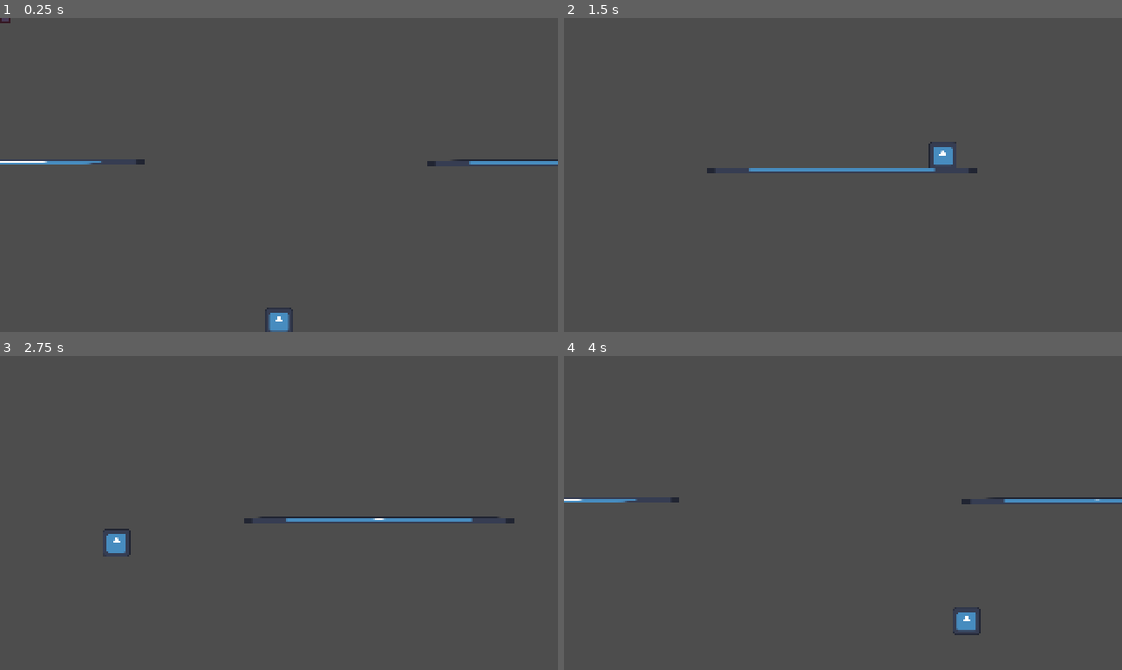
Above: before the commit, frames 1-4 (two rows, left to right).
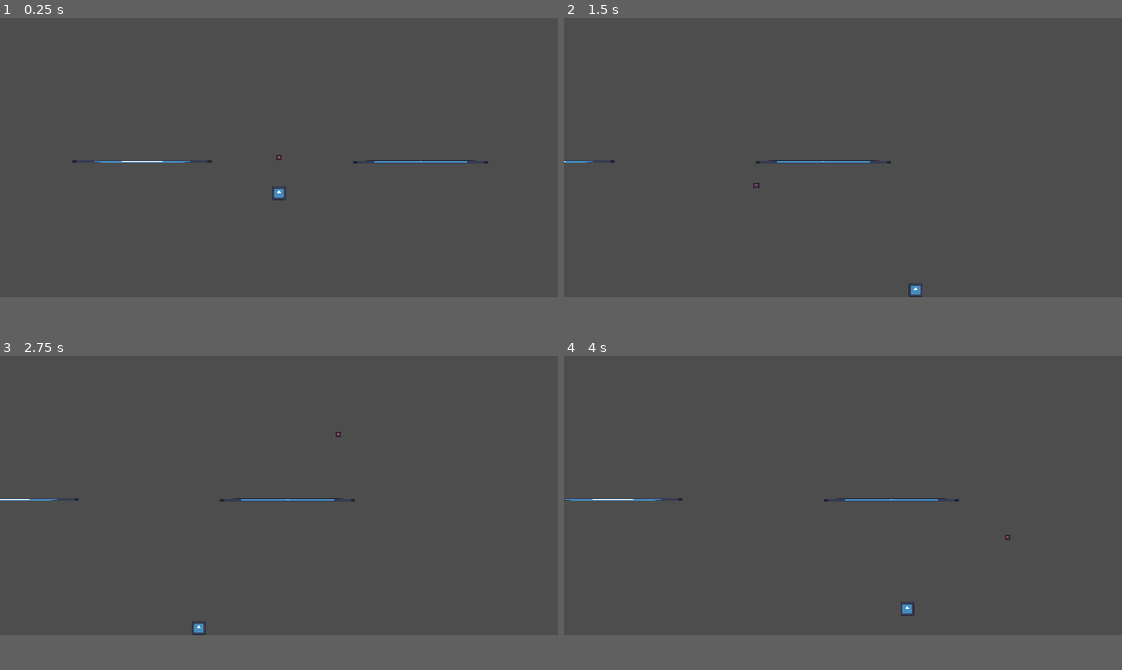
Above: after the commit, the same moments.

Repository: TBNEO/freezer_v2
Game: Godot game, scene res://scenes/MAIN.tscn
Same seed, same stepped clock (60 frames per second), same inputs: the game is played once before the commit and once after it. The engine's default icon, where the game draws it, is replaced by a stand-in: a white triangle on a blue panel in a dark square.
Inputs (mouse positions are in pixels of both pictures, inside the frame that each line leads up to):
- Up to frame 1 (0.25 s): no input
- Up to frame 2 (1.5 s): tap Enter at 0.5 s; move the mouse to (965, 159) at 0.52 s; hold D (right) 0.53-1.25 s; tap Shift (dash) at 0.6 s; click (965, 159) at 0.67 s; tap Space (jump) at 0.77 s; drag from (731, 190) to (815, 237) at 1.27 s
- Up to frame 3 (2.75 s): move the mouse to (334, 443) at 2.02 s; hold A (left) from 2.03 s (still down); tap Backspace at 2.1 s
- Up to frame 4 (4 s): release A (left) at 2.75 s; drag from (815, 575) to (675, 465) at 2.77 s; move the mouse to (1010, 560) at 3.52 s; hold D (right) from 3.53 s (still down); tap F at 3.6 s; tap Space (jump) at 3.77 s
In our replay, the window is 640x360 before the commit and 640x320 after it. These sizes can differ from the game's own. Grey fills any space a smaller window leaves; there, only what the larger window draws over its background counts as a difference.

The runs differ from the first frame. In frame 1, 1.1% of the frame differs, in the area x 0-100%, y 0-100%; in frame 2, 0.9%; in frame 3, 1.2%, in the area x 0-93%, y 24-89%; in frame 4, 1.1%.
Error before the commit: Parse Error: Expected identifier after "." for attribute access. (res://objects/player/crosshair.gd:4)

Commit message:
crosshair + more

Diff:
--- /dev/null
+++ b/Ui/main_menu.gd
@@ -0,0 +1,15 @@
+extends Control
+
+
+
+func _on_start_button_down():
+	pass # Replace with function body.
+
+
+func _on_options_button_down():
+	##do this eventually
+	pass
+
+
+func _on_quit_button_down():
+	pass # Replace with function body.
--- a/autoloads/STATS.gd
+++ b/autoloads/STATS.gd
@@ -1,8 +1,13 @@
 extends Node
 
-var Health = 10.0
-const MAXHEALTH = 10.0
-var Healthlock = 0.0
+var Health := 10.0
+const MAXHEALTH := 10.0
+var Healthlock := 0.0
 
-var Style = 0
-var StyleBoost = 0
+var Style := 0
+var StyleBoost := 0
+
+var Crosshair
+
+func _init():
+	process_priority = -1
--- /dev/null
+++ b/main_menu.tscn
@@ -0,0 +1,45 @@
+[gd_scene load_steps=2 format=3 uid="uid://ckqgr58khpyk1"]
+
+[ext_resource type="Script" path="res://Ui/main_menu.gd" id="1_6dslb"]
+
+[node name="MAIN MENU" type="Control"]
+layout_mode = 3
+anchors_preset = 15
+anchor_right = 1.0
+anchor_bottom = 1.0
+grow_horizontal = 2
+grow_vertical = 2
+script = ExtResource("1_6dslb")
+
+[node name="VBoxContainer" type="VBoxContainer" parent="."]
+layout_mode = 1
+anchors_preset = 15
+anchor_right = 1.0
+anchor_bottom = 1.0
+grow_horizontal = 2
+grow_vertical = 2
+alignment = 1
+
+[node name="Label" type="Label" parent="VBoxContainer"]
+layout_mode = 2
+text = "Wild Jam Thing (name wip)"
+horizontal_alignment = 1
+
+[node name="START" type="Button" parent="VBoxContainer"]
+layout_mode = 2
+size_flags_horizontal = 4
+text = "START"
+
+[node name="OPTIONS" type="Button" parent="VBoxContainer"]
+layout_mode = 2
+size_flags_horizontal = 4
+text = "OPTIONS"
+
+[node name="QUIT" type="Button" parent="VBoxContainer"]
+layout_mode = 2
+size_flags_horizontal = 4
+text = "QUIT"
+
+[connection signal="button_down" from="VBoxContainer/START" to="." method="_on_start_button_down"]
+[connection signal="button_down" from="VBoxContainer/OPTIONS" to="." method="_on_options_button_down"]
+[connection signal="button_down" from="VBoxContainer/QUIT" to="." method="_on_quit_button_down"]
--- a/objects/player/crosshair.gd
+++ b/objects/player/crosshair.gd
@@ -1,7 +1,7 @@
 extends Node2D
 
 func _ready():
-	Stats.
+	Stats.Crosshair = self
 
 func _physics_process(delta):
 	global_position = get_global_mouse_position()
--- a/objects/player/player.gd
+++ b/objects/player/player.gd
@@ -18,7 +18,15 @@
 
 var mousedir = Vector2.LEFT
 
+@onready var ray_cast_2d = $RayCast2D
+
+func _ready():
+	if Stats.is_node_ready():
+		ray_cast_2d.target_position = global_position.direction_to(Stats.Crosshair.global_position)*200
+
 func _process(delta):
+	if Stats.is_node_ready():
+		ray_cast_2d.target_position = global_position.direction_to(Stats.Crosshair.global_position)*200
 	var last_dashtime = dashtime
 	buffer_process()
 	if last_dashtime > 0 and dashtime == 0:
--- a/objects/player/player.tscn
+++ b/objects/player/player.tscn
@@ -17,7 +17,8 @@
 texture = ExtResource("1_4eoip")
 
 [node name="Camera2D" type="Camera2D" parent="."]
-limit_bottom = 180
+limit_top = 0
+limit_bottom = 320
 position_smoothing_enabled = true
 position_smoothing_speed = 2.5
 
--- a/project.godot
+++ b/project.godot
@@ -21,8 +21,8 @@
 
 [display]
 
-window/size/viewport_width=320
-window/size/viewport_height=180
+window/size/viewport_width=640
+window/size/viewport_height=320
 window/size/mode=2
 window/stretch/mode="viewport"
 
--- a/scenes/MAIN.tscn
+++ b/scenes/MAIN.tscn
@@ -19,6 +19,14 @@
 [node name="MAIN" type="Node2D"]
 script = ExtResource("1_pual7")
 
+[node name="Crosshair" type="Node2D" parent="."]
+script = ExtResource("5_bnup1")
+
+[node name="Sprite2D" type="Sprite2D" parent="Crosshair"]
+modulate = Color(1, 0.415686, 0.443137, 1)
+scale = Vector2(0.05, 0.05)
+texture = ExtResource("2_aiinw")
+
 [node name="Pausable" type="Node" parent="."]
 
 [node name="PLAYER" parent="Pausable" instance=ExtResource("1_6m8t6")]
@@ -28,11 +36,11 @@
 script = ExtResource("2_wbyfg")
 
 [node name="CollisionShape2D" type="CollisionShape2D" parent="Pausable/StaticBody2D"]
-position = Vector2(0, 182)
+position = Vector2(0, 320)
 shape = SubResource("WorldBoundaryShape2D_wucn5")
 
 [node name="platformA" type="CollisionShape2D" parent="Pausable/StaticBody2D"]
-position = Vector2(0, 83)
+position = Vector2(0, 165)
 shape = SubResource("SegmentShape2D_21xru")
 one_way_collision = true
 
@@ -42,7 +50,7 @@
 texture = ExtResource("2_aiinw")
 
 [node name="platformB" type="CollisionShape2D" parent="Pausable/StaticBody2D"]
-position = Vector2(320, 83)
+position = Vector2(320, 165)
 shape = SubResource("SegmentShape2D_wnnuo")
 one_way_collision = true
 
@@ -52,11 +60,3 @@
 texture = ExtResource("2_aiinw")
 
 [node name="EnemyParent" type="Node" parent="Pausable"]
-
-[node name="Crosshair" type="Node2D" parent="."]
-script = ExtResource("5_bnup1")
-
-[node name="Sprite2D" type="Sprite2D" parent="Crosshair"]
-modulate = Color(1, 0.415686, 0.443137, 1)
-scale = Vector2(0.05, 0.05)
-texture = ExtResource("2_aiinw")
